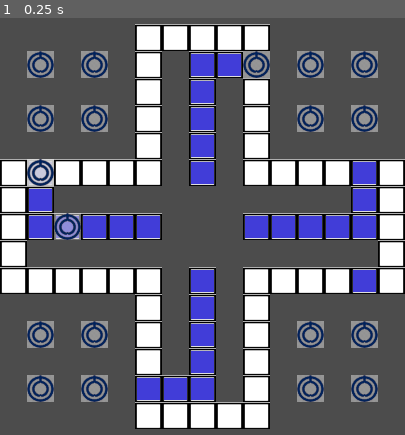
Above: before the commit, frame 1.
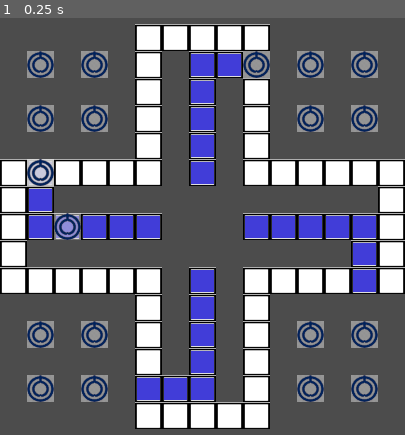
Above: after the commit, the same moment.

Repository: youcando2019/Godot3.1
Game: Godot game, scene res://main.tscn
The game is run twice, just before and just after one commit, with the same random seed, the same clock (stepped at 60 frames per second) and the same inputs.
Inputs:
- Up to frame 1 (0.25 s): no input

The runs differ from the first frame. In frame 1, 1.2% of the frame differs, in the area x 86-94%, y 34-60%.

Commit message:
Some Work

Diff:
--- a/Grid/Piece.gd
+++ b/Grid/Piece.gd
@@ -1,4 +1,4 @@
-extends Sprite
+extends Area2D
 
 var count = 0
 var toggle = false
@@ -18,7 +18,8 @@
 
 func _input(event):
 	if event.is_action_pressed("click"):
-		move(5)
+		move(1)
+		print("Yes")
 		toggle = true
 	if toggle:
 		if event.is_action_pressed("click"):
--- a/Grid/Piece.tscn
+++ b/Grid/Piece.tscn
@@ -1,9 +1,18 @@
-[gd_scene load_steps=3 format=2]
+[gd_scene load_steps=4 format=2]
 
-[ext_resource path="res://Textures/piece.png" type="Texture" id=1]
-[ext_resource path="res://Piece.gd" type="Script" id=2]
+[ext_resource path="res://Piece.gd" type="Script" id=1]
+[ext_resource path="res://Textures/piece.png" type="Texture" id=2]
 
-[node name="Piece" type="Sprite"]
-texture = ExtResource( 1 )
+[sub_resource type="RectangleShape2D" id=1]
+extents = Vector2( 14, 13 )
+
+[node name="Piece" type="Area2D"]
+script = ExtResource( 1 )
+
+[node name="Sprite" type="Sprite" parent="."]
+texture = ExtResource( 2 )
 centered = false
-script = ExtResource( 2 )
+
+[node name="CollisionShape2D" type="CollisionShape2D" parent="."]
+position = Vector2( 13, 13 )
+shape = SubResource( 1 )
--- a/Grid/main.tscn
+++ b/Grid/main.tscn
@@ -38,14 +38,23 @@
 2/shapes = [  ]
 2/z_index = 0
 
+[sub_resource type="RectangleShape2D" id=2]
+extents = Vector2( 216, 324 )
+
 [node name="main" type="Node2D"]
 
 [node name="Grid" type="TileMap" parent="."]
 tile_set = SubResource( 1 )
 cell_size = Vector2( 27, 27 )
 format = 1
-tile_data = PoolIntArray( 196613, 0, 0, 196614, 0, 0, 196615 …(452 unchanged characters)…  0, 524299, 0, 0, 524300, 0, 0, 524301, 2, 0, 524302, 0, 0, 589824, 0, 0, 589825, 2, 0, 589837, 2, 0, 589838, 0, 0, 655360, 0, 0, 655361, 2, 0, 655362, 2, 0, 655363, 2, 0, 655364, 2, 0, 655365, 2, 0, 655369, 2, 0, 655370, 2, 0, 655371, 2, 0, 655372, 2, 0, 655373, 2, 0, 655374, 0, 0, 720896, 0, 0, 720910, 0, 0, 786432, 0, 0, 786433, …(538 unchanged characters)…
+tile_data = PoolIntArray( 196613, 0, 0, 196614, 0, 0, 196615 …(452 unchanged characters)…  0, 524299, 0, 0, 524300, 0, 0, 524301, 0, 0, 524302, 0, 0, 589824, 0, 0, 589825, 2, 0, 589838, 0, 0, 655360, 0, 0, 655361, 2, 0, 655362, 2, 0, 655363, 2, 0, 655364, 2, 0, 655365, 2, 0, 655369, 2, 0, 655370, 2, 0, 655371, 2, 0, 655372, 2, 0, 655373, 2, 0, 655374, 0, 0, 720896, 0, 0, 720909, 2, 0, 720910, 0, 0, 786432, 0, 0, 786433, …(538 unchanged characters)…
 script = ExtResource( 4 )
 
 [node name="Player" parent="Grid" instance=ExtResource( 5 )]
 position = Vector2( 27, 216 )
+
+[node name="Area2D" type="Area2D" parent="."]
+
+[node name="CollisionShape2D" type="CollisionShape2D" parent="Area2D"]
+position = Vector2( 216, 324 )
+shape = SubResource( 2 )
Not shown: 1 places in Grid/main.tscn that only renumber resources
